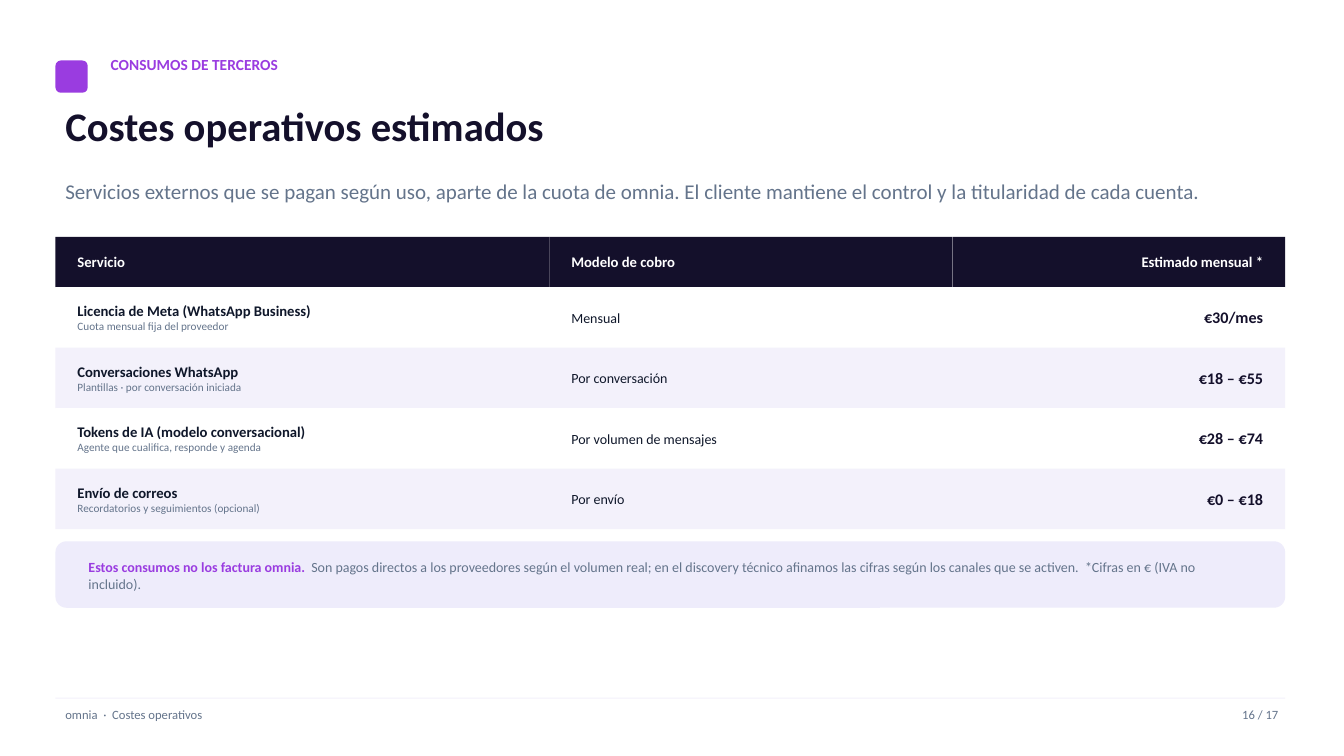
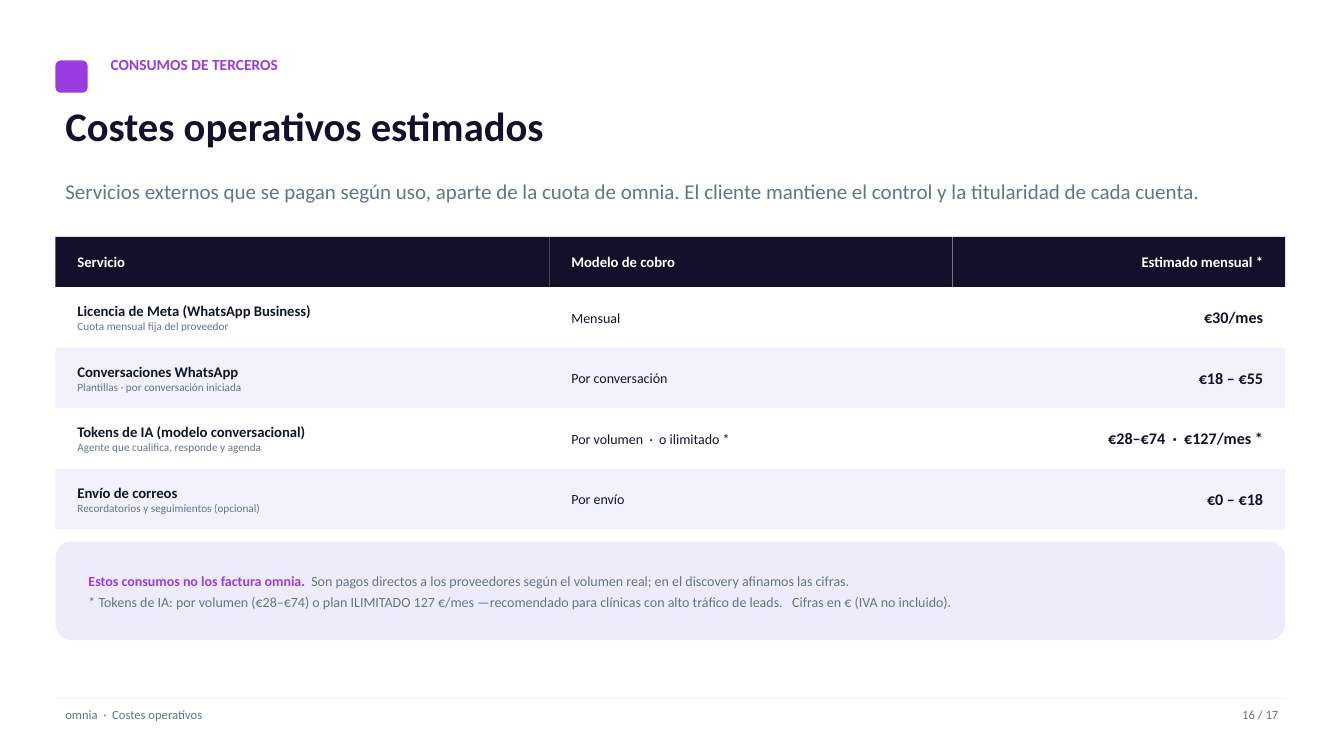
Before and after one commit to henrybuenano-ux/snapshot-generico, a slide deck: slide 16 of presentacion/omnia-sistema-clinicas.pptx. Drawn at 1344x756 pixels with LibreOffice and Linux fonts; fonts in the diff are those of the drawing. Boxes give left, top, right and bottom in pixels: in the first picture for what was removed or moved away, otherwise in the second. Text is boxed around its words. In the diff, an @@ line names an element or a change of style, - is before the commit and + after.

```diff
--- a/presentacion/omnia-sistema-clinicas.pptx
+++ b/presentacion/omnia-sistema-clinicas.pptx
@@ text at (571,434,720,444): text changed @@
-Por volumen de mensajes
+Por volumen · o ilimitado *
@@ text at (1108,432,1251,445): text changed @@
-€28 – €74
+€28–€74 · €127/mes *
@@ rounded rectangle: place and size @@
-rounded rectangle at (55,541,1286,608)
+rounded rectangle at (55,541,1286,640)
@@ text at (88,576,952,609): text changed @@
-Estos consumos no los factura omnia. Son pagos directos a los proveedores según el volumen real; en el discovery técnico afinamos las cifras según los canales que se activen. *Cifras en € (IVA no incluido).
+Estos consumos no los factura omnia. Son pagos directos a los proveedores según el volumen real; en el discovery afinamos las cifras.
+* Tokens de IA: por volumen (€28–€74) o plan ILIMITADO 127 €/mes —recomendado para clínicas con alto tráfico de leads. Cifras en € (IVA no incluido).
```
Also in this commit, not shown: 1 other file.
